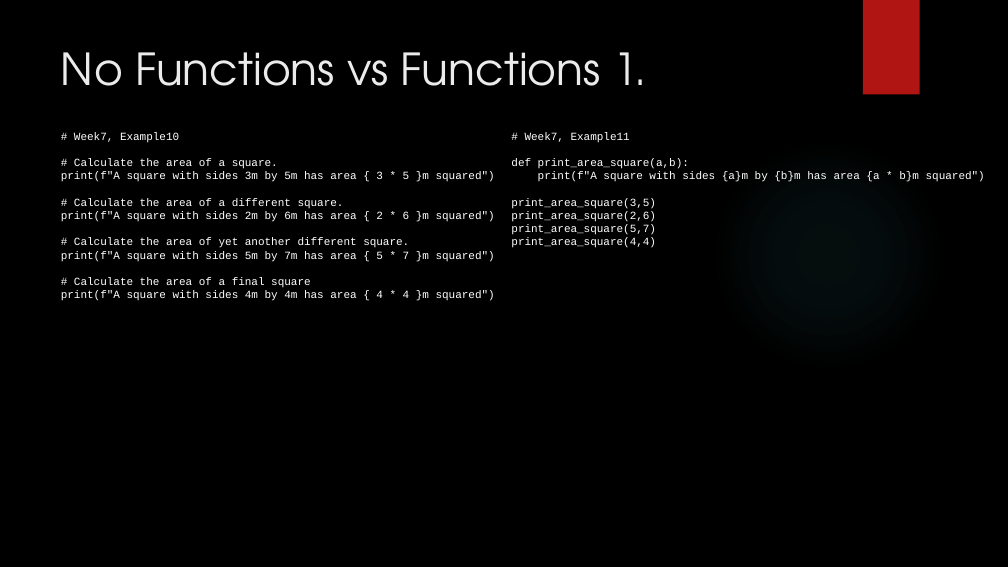
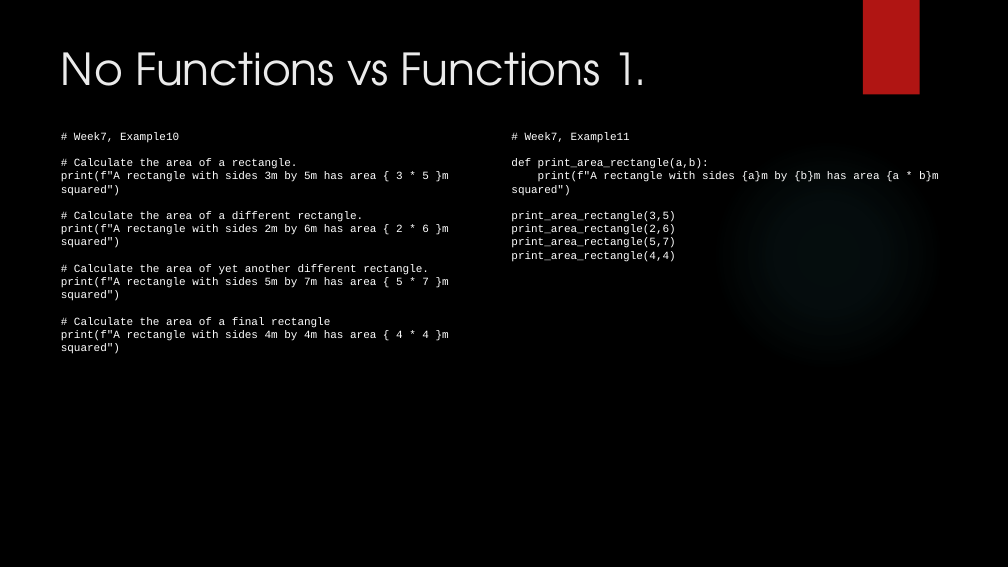
Before and after one commit to davidgroves/DGM_Tutorials, a slide deck: slide 20 of week7/week7.pptx. Drawn at 1008x567 pixels with LibreOffice and Linux fonts; fonts in the diff are those of the drawing; background and template pictures are left out. Boxes give left, top, right and bottom in pixels: in the first picture for what was removed or moved away, otherwise in the second. Text is boxed around its words. In the diff, an @@ line names an element or a change of style, - is before the commit and + after.

Commit message:
changed "square" to "rectangle" for accuracy

```diff
--- a/week7/week7.pptx
+++ b/week7/week7.pptx
@@ text at [61, 158, 449, 354]: text changed @@
-# Calculate the area of a square.
-print(f"A square with sides 3m by 5m has area { 3 * 5 }m squared")
-# Calculate the area of a different square.
-print(f"A square with sides 2m by 6m has area { 2 * 6 }m squared")
-# Calculate the area of yet another different square.
-print(f"A square with sides 5m by 7m has area { 5 * 7 }m squared")
-# Calculate the area of a final square
-print(f"A square with sides 4m by 4m has area { 4 * 4 }m squared")
+# Calculate the area of a rectangle.
+print(f"A rectangle with sides 3m by 5m has area { 3 * 5 }m squared")
+# Calculate the area of a different rectangle.
+print(f"A rectangle with sides 2m by 6m has area { 2 * 6 }m squared")
+# Calculate the area of yet another different rectangle.
+print(f"A rectangle with sides 5m by 7m has area { 5 * 7 }m squared")
+# Calculate the area of a final rectangle
+print(f"A rectangle with sides 4m by 4m has area { 4 * 4 }m squared")
@@ text at [511, 158, 939, 262]: text changed @@
-def print_area_square(a,b):
-print(f"A square with sides {a}m by {b}m has area {a * b}m squared")
-print_area_square(3,5)
-print_area_square(2,6)
-print_area_square(5,7)
-print_area_square(4,4)
+def print_area_rectangle(a,b):
+print(f"A rectangle with sides {a}m by {b}m has area {a * b}m squared")
+print_area_rectangle(3,5)
+print_area_rectangle(2,6)
+print_area_rectangle(5,7)
+print_area_rectangle(4,4)
```
Also in this commit, not shown: 2 other files.
